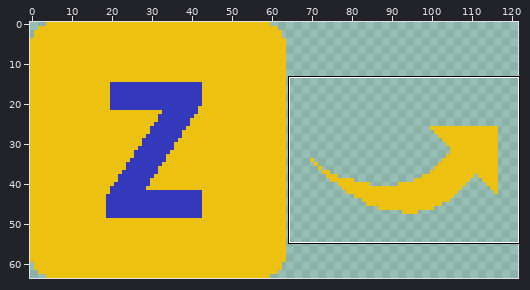
Pixel-art file, stored at project/GameResources/Texture/UI/Undo.aseprite. The picture above shows the old version from afar; the outline marks the close-up.
Close-up. Before the commit:
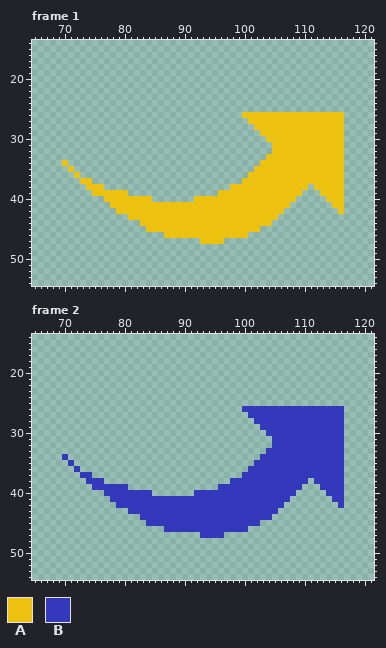
128x64 pixels, 2 frames. Shown: frame 1: x 65..121, y 14..54; frame 2: x 65..121, y 14..54. The wide view leaves out empty margins.
Visible layers, top first: "Layer 1", "Layer 2".
Palette (. is transparent): A #edc10f  B #3438bb
Pixels before, frame 1, first column x 70:
26 ..............................AAAAAAAAAAAAAAAAA
27 ...............................AAAAAAAAAAAAAAAA
28 ................................AAAAAAAAAAAAAAA
29 .................................AAAAAAAAAAAAAA
30 ..................................AAAAAAAAAAAAA
31 ...................................AAAAAAAAAAAA
32 ...................................AAAAAAAAAAAA
33 ..................................AAAAAAAAAAAAA
34 A................................AAAAAAAAAAAAAA
35 .A..............................AAAAAAAAAAAAAAA
36 ..A............................AAAAAAAAAAAAAAAA
37 ...AA.........................AAAAAAAAAAAAAAAAA
38 ....AAA.....................AAAAAAAAAAAAA.AAAAA
39 .....AAAAAA...............AAAAAAAAAAAAAA...AAAA
40 .......AAAAAAAA.......AAAAAAAAAAAAAAAAA.....AAA
41 ........AAAAAAAAAAAAAAAAAAAAAAAAAAAAAA.......AA
42 .........AAAAAAAAAAAAAAAAAAAAAAAAAAAA.........A
43 ...........AAAAAAAAAAAAAAAAAAAAAAAAA...........
44 .............AAAAAAAAAAAAAAAAAAAAAA............
45 ..............AAAAAAAAAAAAAAAAAAA..............
46 .................AAAAAAAAAAAAAA................
47 .......................AAAA....................
Pixels before, frame 2, first column x 70:
26 ..............................BBBBBBBBBBBBBBBBB
27 ...............................BBBBBBBBBBBBBBBB
28 ................................BBBBBBBBBBBBBBB
29 .................................BBBBBBBBBBBBBB
30 ..................................BBBBBBBBBBBBB
31 ...................................BBBBBBBBBBBB
32 ...................................BBBBBBBBBBBB
33 ..................................BBBBBBBBBBBBB
34 B................................BBBBBBBBBBBBBB
35 .B..............................BBBBBBBBBBBBBBB
36 ..B............................BBBBBBBBBBBBBBBB
37 ...BB.........................BBBBBBBBBBBBBBBBB
38 ....BBB.....................BBBBBBBBBBBBB.BBBBB
39 .....BBBBBB...............BBBBBBBBBBBBBB...BBBB
40 .......BBBBBBBB.......BBBBBBBBBBBBBBBBB.....BBB
41 ........BBBBBBBBBBBBBBBBBBBBBBBBBBBBBB.......BB
42 .........BBBBBBBBBBBBBBBBBBBBBBBBBBBB.........B
43 ...........BBBBBBBBBBBBBBBBBBBBBBBBB...........
44 .............BBBBBBBBBBBBBBBBBBBBBB............
45 ..............BBBBBBBBBBBBBBBBBBB..............
46 .................BBBBBBBBBBBBBB................
47 .......................BBBB....................
The result:
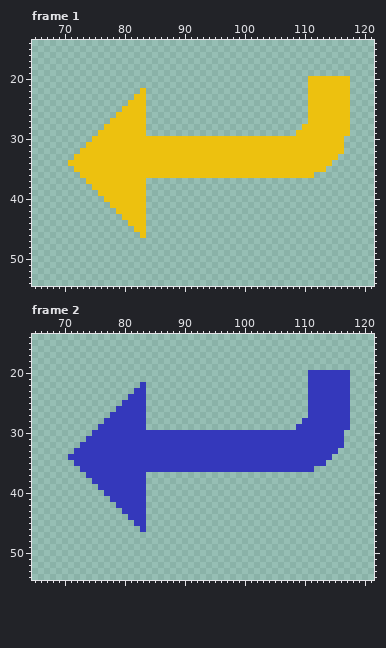
Diff:
Frame 1, layer "Layer 2":
Colour A is added in rows 20 to 21 at x 111 to 117; in row 22 at x 83 and 111 to 117; in row 23 at x 82 to 83 and 111 to 117; in row 24 at x 81 to 83 and 111 to 117; in row 25 at x 80 to 83 and 111 to 117; in row 26 at x 79 to 83 and 117.
Colour A is added in row 27 at x 78 to 83 and 117; in row 28 at x 77 to 83 and 117; in row 29 at x 76 to 83 and 117; in row 30 at x 75 to 103; in row 31 at x 74 to 104; in row 32 at x 73 to 104.
Colour A is added in row 33 at x 72 to 103; in row 34 at x 71 to 102; in row 35 at x 72 to 101; in row 36 at x 73 to 100; in row 37 at x 75 to 83; in row 38 at x 77 to 83.
Colour A is added in row 39 at x 81 to 83; in row 43 at x 80; in row 44 at x 81 to 82; in row 45 at x 82 to 83; in row 46 at x 83.
Colour A is removed in row 26 at x 100 to 110; in row 27 at x 101 to 110; in row 28 at x 102 to 109; in row 29 at x 103 to 108; in row 33 at x 116; in row 34 at x 70 and 115 to 116.
Colour A is removed in row 35 at x 71 and 114 to 116; in row 36 at x 72 and 112 to 116; in row 37 at x 73 and 100 to 116; in row 38 at x 74, 98 to 110 and 112 to 116; in row 39 at x 75, 96 to 109 and 113 to 116; in row 40 at x 84, 92 to 108 and 114 to 116.
Colour A is removed in row 41 at x 84 to 107 and 115 to 116; in row 42 at x 84 to 106 and 116; in row 43 at x 84 to 105; in row 44 at x 84 to 104; in row 45 at x 84 to 102; in row 46 at x 87 to 100.
Colour A is removed in row 47 at x 93 to 96.
Frame 2, layer "Layer 2":
Colour B is added in rows 20 to 21 at x 111 to 117; in row 22 at x 83 and 111 to 117; in row 23 at x 82 to 83 and 111 to 117; in row 24 at x 81 to 83 and 111 to 117; in row 25 at x 80 to 83 and 111 to 117; in row 26 at x 79 to 83 and 117.
Colour B is added in row 27 at x 78 to 83 and 117; in row 28 at x 77 to 83 and 117; in row 29 at x 76 to 83 and 117; in row 30 at x 75 to 103; in row 31 at x 74 to 104; in row 32 at x 73 to 104.
Colour B is added in row 33 at x 72 to 103; in row 34 at x 71 to 102; in row 35 at x 72 to 101; in row 36 at x 73 to 100; in row 37 at x 75 to 83; in row 38 at x 77 to 83.
Colour B is added in row 39 at x 81 to 83; in row 43 at x 80; in row 44 at x 81 to 82; in row 45 at x 82 to 83; in row 46 at x 83.
Colour B is removed in row 26 at x 100 to 110; in row 27 at x 101 to 110; in row 28 at x 102 to 109; in row 29 at x 103 to 108; in row 33 at x 116; in row 34 at x 70 and 115 to 116.
Colour B is removed in row 35 at x 71 and 114 to 116; in row 36 at x 72 and 112 to 116; in row 37 at x 73 and 100 to 116; in row 38 at x 74, 98 to 110 and 112 to 116; in row 39 at x 75, 96 to 109 and 113 to 116; in row 40 at x 84, 92 to 108 and 114 to 116.
Colour B is removed in row 41 at x 84 to 107 and 115 to 116; in row 42 at x 84 to 106 and 116; in row 43 at x 84 to 105; in row 44 at x 84 to 104; in row 45 at x 84 to 102; in row 46 at x 87 to 100.
Colour B is removed in row 47 at x 93 to 96.
